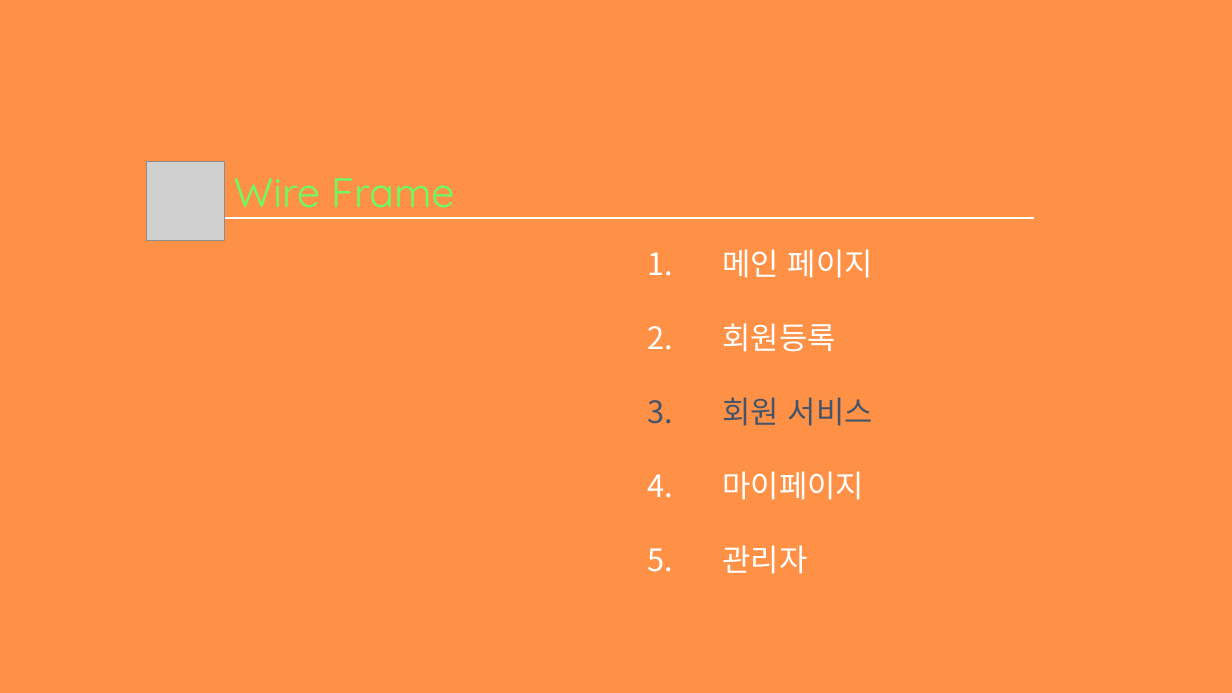
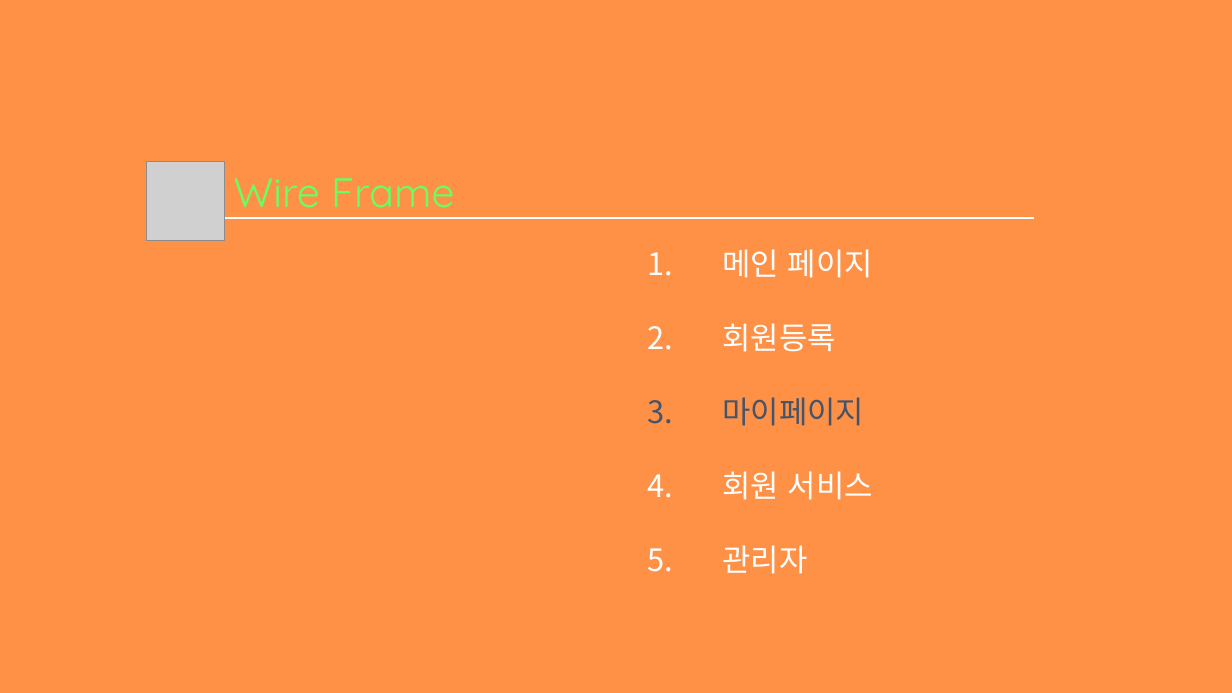
Before and after one commit to hhsw07/ezen-academy-projects, a slide deck: slide 22 of WebContent/발표자료/2차/3조 하비팩토리.pptx (slide 24 before the commit). Drawn at 1232x693 pixels with LibreOffice and Linux fonts; fonts in the diff are those of the drawing; grey boxes stand for pictures. Boxes give left, top, right and bottom in pixels: in the first picture for what was removed or moved away, otherwise in the second. Text is boxed around its words. In the diff, an @@ line names an element or a change of style, - is before the commit and + after.

```diff
--- a/WebContent/발표자료/2차/3조 하비팩토리.pptx
+++ b/WebContent/발표자료/2차/3조 하비팩토리.pptx
@@ text at (723, 397, 865, 426): paragraph added @@
+3. 마이페이지
@@ text at (723, 471, 865, 500): paragraph removed @@
-4. 마이페이지
@@ text at (723, 471, 873, 500): text colour #44546A to #FFFFFF in "회원 서비스" @@
```
Also in this commit, not shown: 4 other slides changed, 55 slides added.
